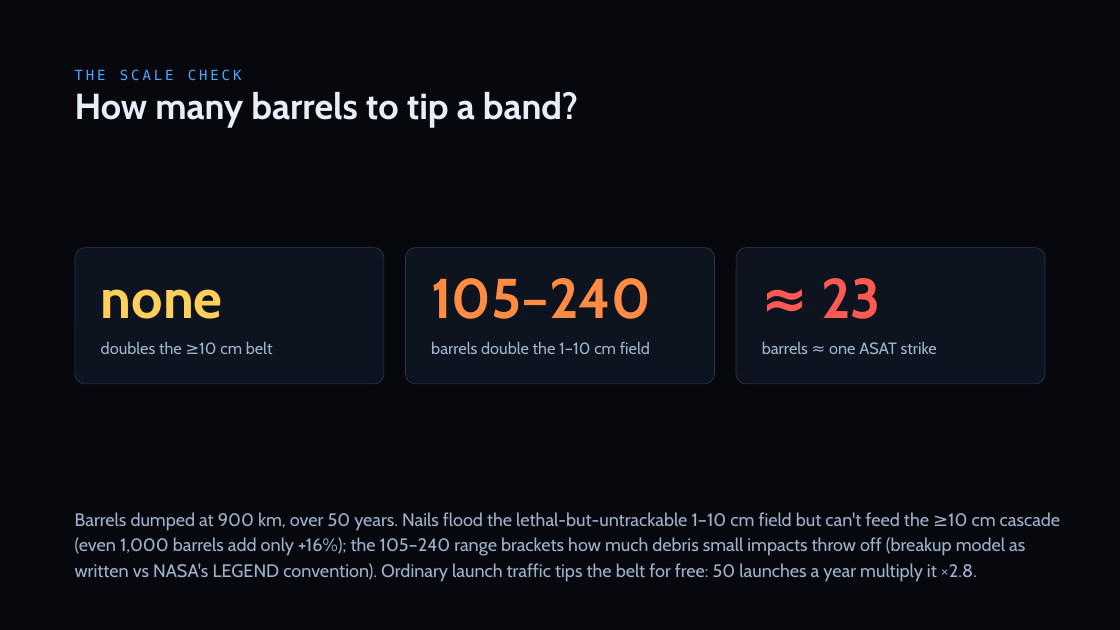
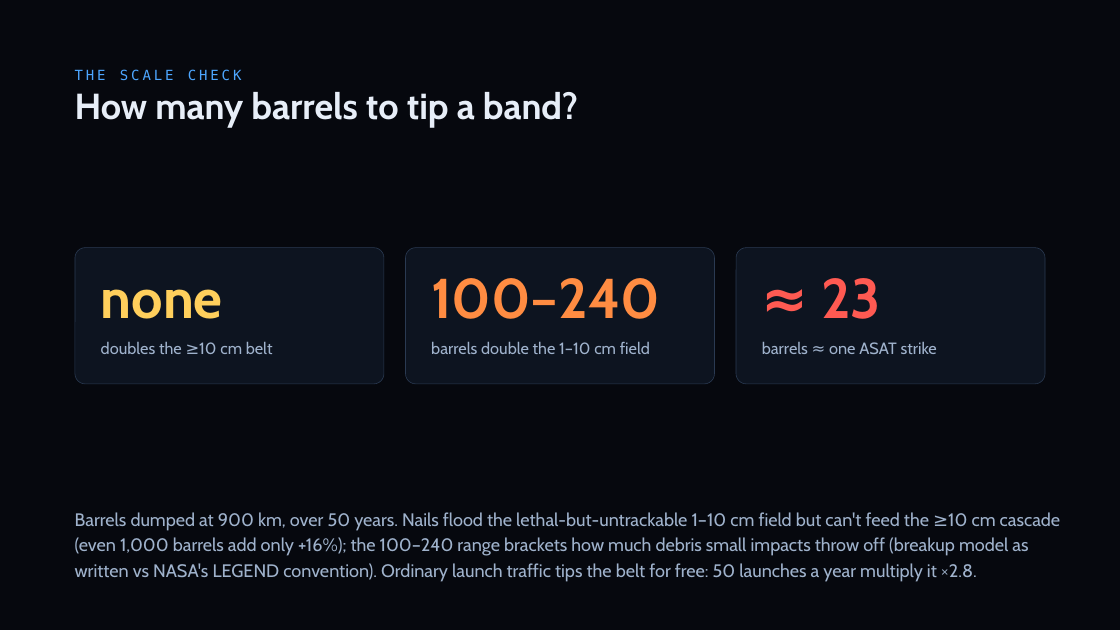
Before and after one commit to TimKadyrov/DebrisCascade, a slide deck: slide 17 of Barrel of Nails — Kessler Study.pptx (slide 16 before the commit). Drawn at 1120x630 pixels with LibreOffice and Linux fonts; fonts in the diff are those of the drawing. Boxes give left, top, right and bottom in pixels: in the first picture for what was removed or moved away, otherwise in the second. Text is boxed around its words. In the diff, an @@ line names an element or a change of style, - is before the commit and + after.

```diff
--- a/Barrel of Nails — Kessler Study.pptx
+++ b/Barrel of Nails — Kessler Study.pptx
@@ text at (431, 278, 660, 319): text changed @@
-105–240
+100–240
@@ text at (75, 512, 1061, 582): text changed @@
-Barrels dumped at 900 km, over 50 years. Nails flood the lethal-but-untrackable 1–10 cm field but can't feed the ≥10 cm cascade (even 1,000 barrels add only +16%); the 105–240 range brackets how much debris small impacts throw off (breakup model as written vs NASA's LEGEND convention). Ordinary launch traffic tips the belt for free: 50 launches a year multiply it ×2.8.
+Barrels dumped at 900 km, over 50 years. Nails flood the lethal-but-untrackable 1–10 cm field but can't feed the ≥10 cm cascade (even 1,000 barrels add only +16%); the 100–240 range brackets how much debris small impacts throw off (breakup model as written vs NASA's LEGEND convention). Ordinary launch traffic tips the belt for free: 50 launches a year multiply it ×2.8.
```
Also in this commit, not shown: 8 other slides changed, 1 slide added, 9 other files.
